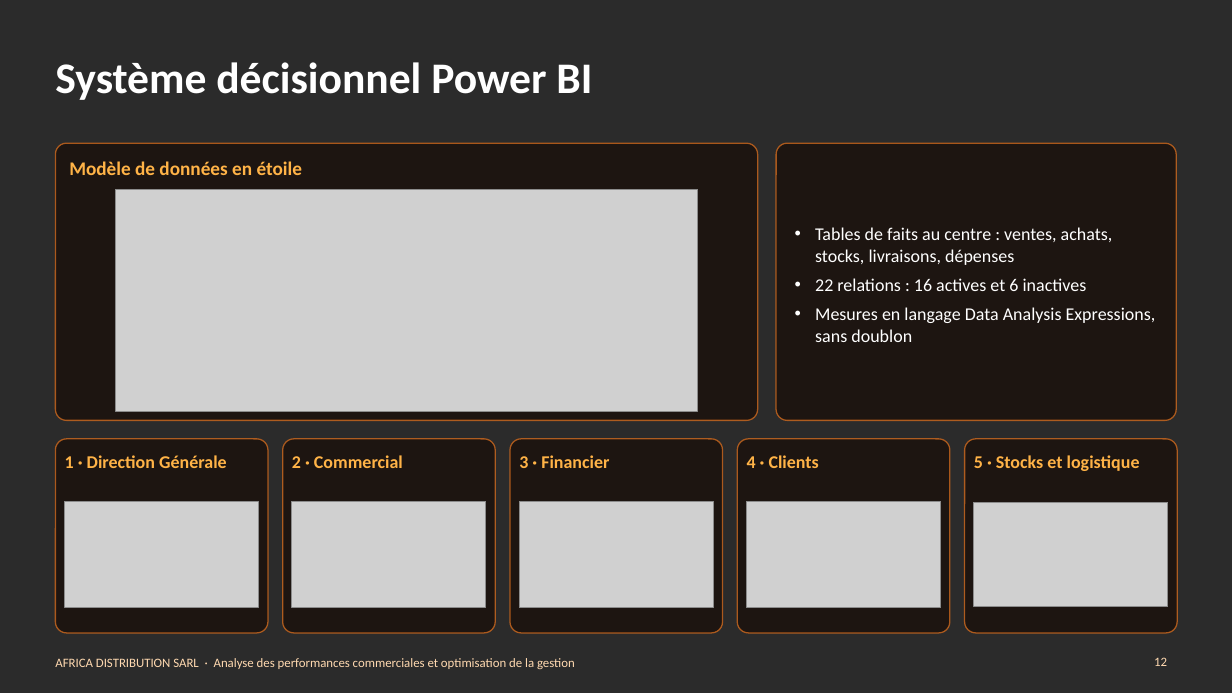
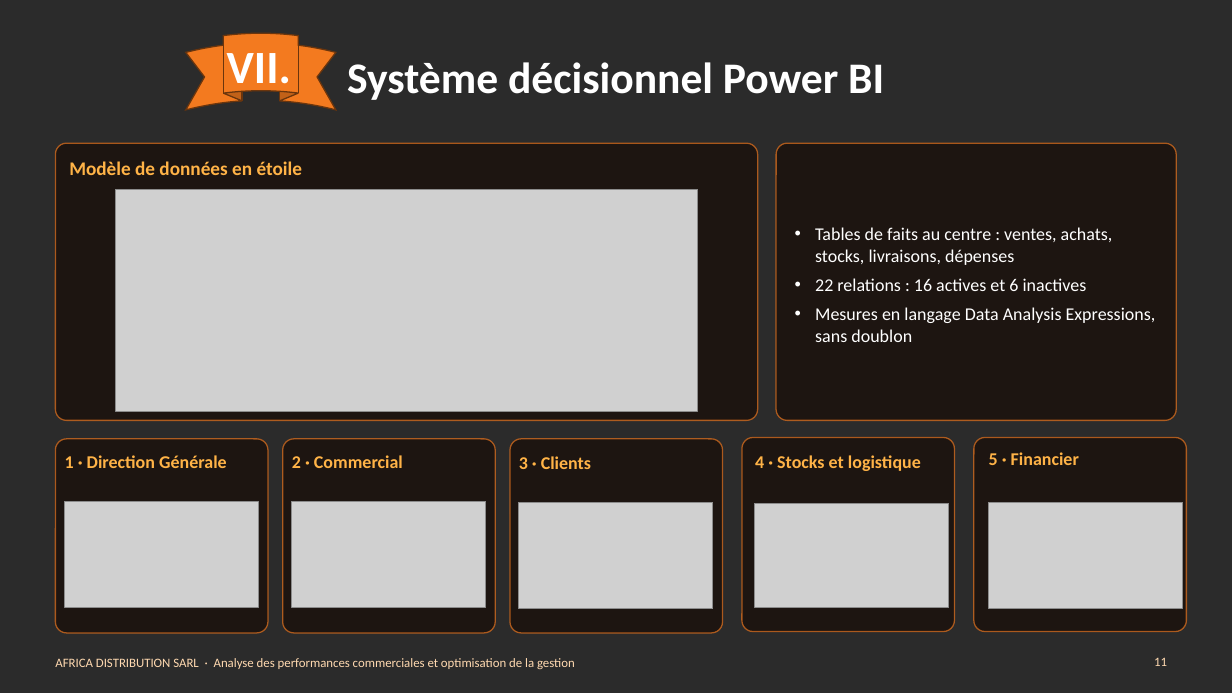
Before and after one commit to Agatte-Data/STAGE-DATA-ANALYST, a slide deck: slide 11 of 08_PRESENTATION/Presentation_AFRICA_DISTRIBUTION.pptx (slide 12 before the commit). Drawn at 1232x693 pixels with LibreOffice and Linux fonts; fonts in the diff are those of the drawing; grey boxes stand for pictures; background and template pictures are left out; a plain dark background stands for a picture behind light text. Boxes give left, top, right and bottom in pixels: in the first picture for what was removed or moved away, otherwise in the second. Text is boxed around its words. In the diff, an @@ line names an element or a change of style, - is before the commit and + after.

```diff
--- a/08_PRESENTATION/Presentation_AFRICA_DISTRIBUTION.pptx
+++ b/08_PRESENTATION/Presentation_AFRICA_DISTRIBUTION.pptx
@@ title "Système décisionnel Power BI" at <box>347,62,884,100</box>: alignment left to centre @@
@@ ellipse ribbon added at <box>186,33,335,110</box>, fill #F37A1F, outline #6B350E 1 pt @@
@@ text added at <box>227,53,291,95</box>, 36 pt, text #FFFFFF, bold @@
+VII.
@@ rounded rectangle: place and size @@
-rounded rectangle at <box>965,439,1177,633</box>
+rounded rectangle at <box>742,438,955,632</box>
@@ rounded rectangle: place and size @@
-rounded rectangle at <box>738,439,950,633</box>
+rounded rectangle at <box>974,438,1187,632</box>
@@ text at <box>519,456,591,469</box>: text changed @@
-4 · Clients
+3 · Clients
@@ text at <box>755,455,921,471</box>: text changed @@
-5 · Stocks et logistique
+4 · Stocks et logistique
@@ text at <box>989,452,1079,465</box>: text changed @@
-3 · Financier
+5 · Financier
@@ picture: place and size @@
-picture at <box>747,501,941,607</box>
+picture at <box>519,502,714,608</box>
@@ picture: place and size @@
-picture at <box>974,502,1168,606</box>
+picture at <box>755,503,949,607</box>
@@ picture: place and size @@
-picture at <box>519,501,714,607</box>
+picture at <box>989,502,1183,608</box>
@@ page number at <box>1154,657,1167,666</box>: text changed @@
-12
+11
```
Also in this commit, not shown: 15 other slides changed, 1 slide added, 1 slide removed, 11 other files.
